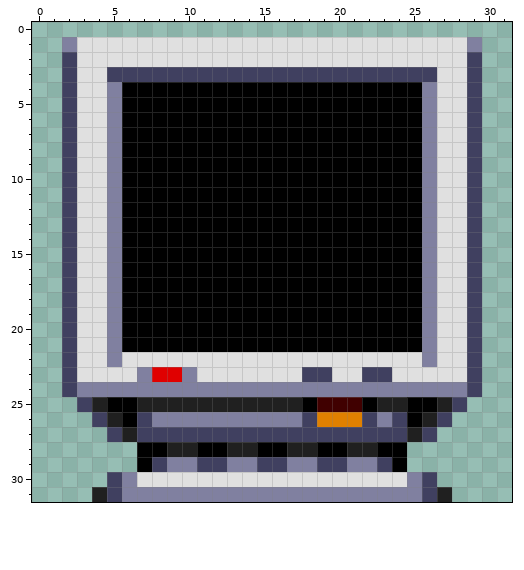
One commit to this pixel-art sprite: sprites/spr_monitor/0aee0096-67aa-4d28-82a7-d0a5d4f9e5e7.png. The picture above was drawn from the file before the commit.
The file is 32x32 pixels.
After the commit:
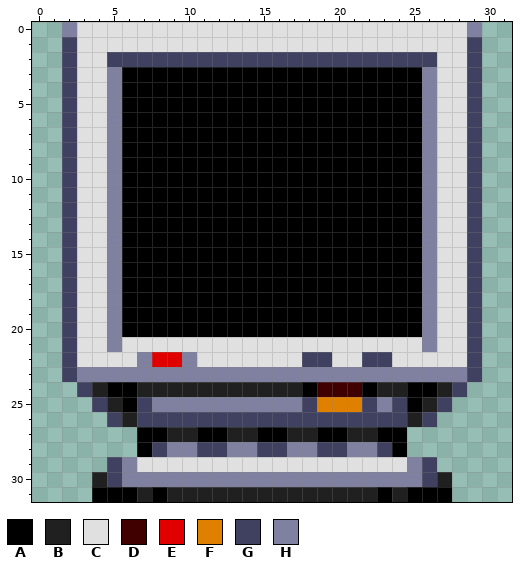
Palette (. is transparent): A #000000  B #202020  C #e0e0e0  D #400000  E #e00000  F #e08000  G #404060  H #8080a0
Diff:
Changed rows in their new state; - is an unchanged pixel.
first column x 2:
 0 HCCCCCCCCCCCCCCCCCCCCCCCCCCH
 1 G--------------------------G
 2 ---GGGGGGGGGGGGGGGGGGGGGG---
 3 ---HAAAAAAAAAAAAAAAAAAAAH---
first column x 2:
21 ----CCCCCCCCCCCCCCCCCCCC----
22 ---C-HEEH-------GG--GG--C---
23 -HHHH-HH-HHHHHHHHHHHHHHHHHH-
24 .GBAABBBBBBBBBBBADDDABBAABG.
25 -.GB-GHHHHHHHHHHGFFFGHG-BG.-
26 --.GB-GGGGGGGGGG-GGG-G-BG.--
27 ---..AABBAABBAABBAABBAA..---
28 ------GHHGGHHGGHHGGHHG------
29 ---GHCCCCCCCCCCCCCCCCCCHG---
30 --B--HHHHHHHHHHHHHHHHHH--B--
31 --AAABABBBBBBBBBBBBBBABAAA--
Pixel boxes of the changes (left, top, right, bottom) in both pictures:
changed: (62, 22, 482, 82)
changed: (62, 337, 482, 502)
